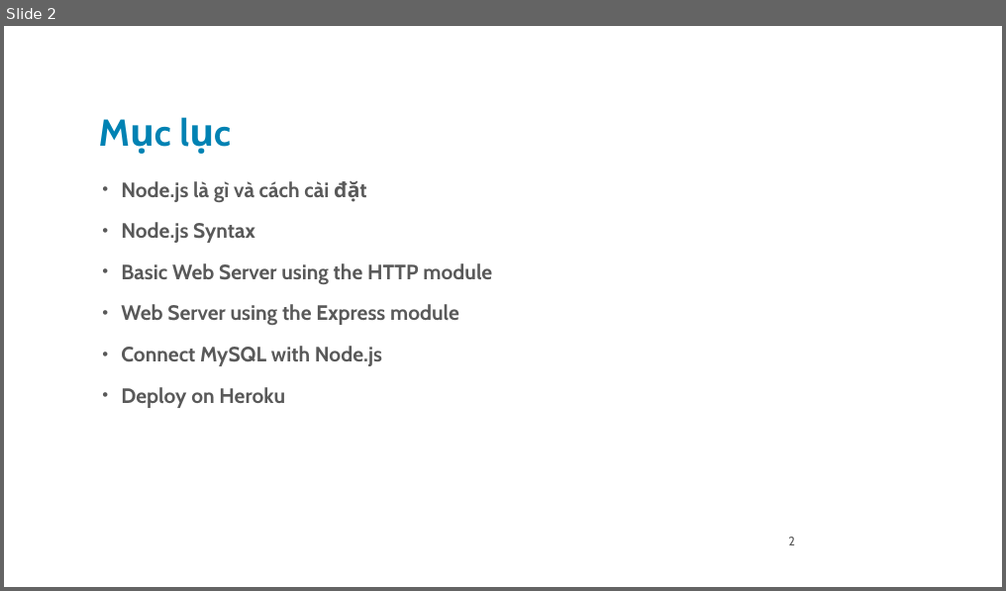
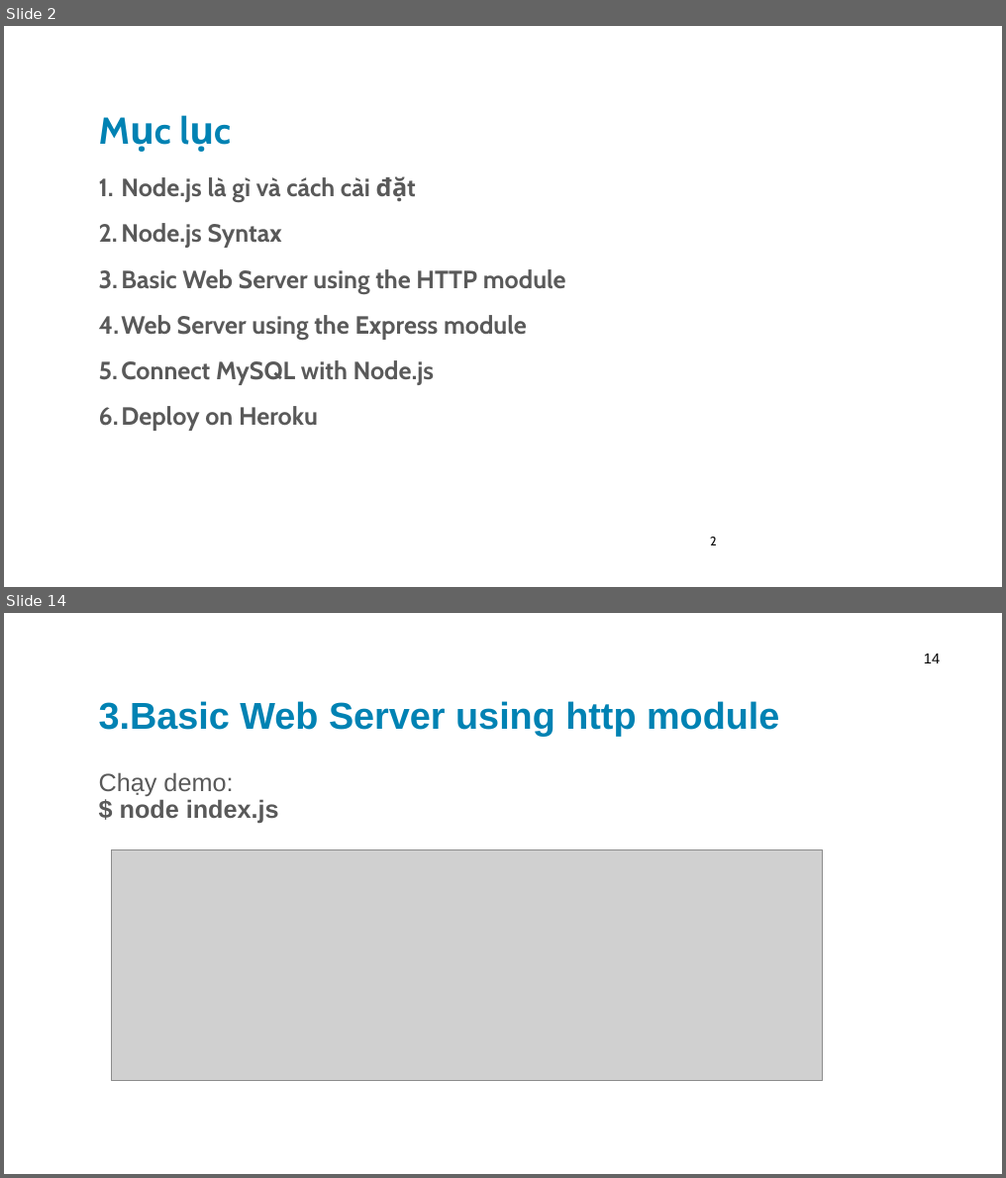
Before and after one commit to leqnam/Simple-Blog-NodeJs-MySQL-Heroku, a slide deck: powerpoint/ppt.pptx. Shown one above the other, each under a label of ours: slide 2 before the commit, slides 2 and 14 after it; the slides between them are not shown. The pictures are 1006x591 and 1006x1178 pixels, drawn with LibreOffice and Linux fonts; fonts in the diff are those of the drawing; grey boxes stand for pictures; background and template pictures are left out. Boxes give left, top, right and bottom in pixels: in the first picture for what was removed or moved away, otherwise in the second. Text is boxed around its words. In the diff, an @@ line names an element or a change of style, - is before the commit and + after.

```diff
--- a/powerpoint/ppt.pptx
+++ b/powerpoint/ppt.pptx
@@ slide 14 added at <box>4,613,1002,1174</box>, background picture (left out) @@
@@ page number added at <box>924,654,940,663</box>, 14 pt, text #000000 @@
+14
@@ title added at <box>99,701,779,736</box>, 36 pt, text #0082B3, bold @@
+3.Basic Web Server using http module
@@ text added at <box>99,772,279,823</box>, 24 pt, text #595959, bold @@
+Chạy demo:
+$ node index.js
@@ picture added at <box>111,850,823,1081</box> @@
@@ slide 2 changed as well @@
@@ title "Mục lục": place and size @@
-title "Mục lục" at <box>91,70,802,157</box>
+title "Mục lục" at <box>91,98,802,156</box>
@@ title "Mục lục" at <box>91,98,802,156</box>: text colour #0083B3 to #0082B3 @@
@@ text "Node.js là gì và cách ..." at <box>99,177,566,431</box>: size 20 to 24 pt; bullet • to 1.; less space between paragraphs @@
@@ page number at <box>710,537,717,546</box>: text colour #595959 to #000000; alignment right to left @@
```
Also in this commit, not shown: 2 other slides changed, 37 other slides added, 6 slides removed.
